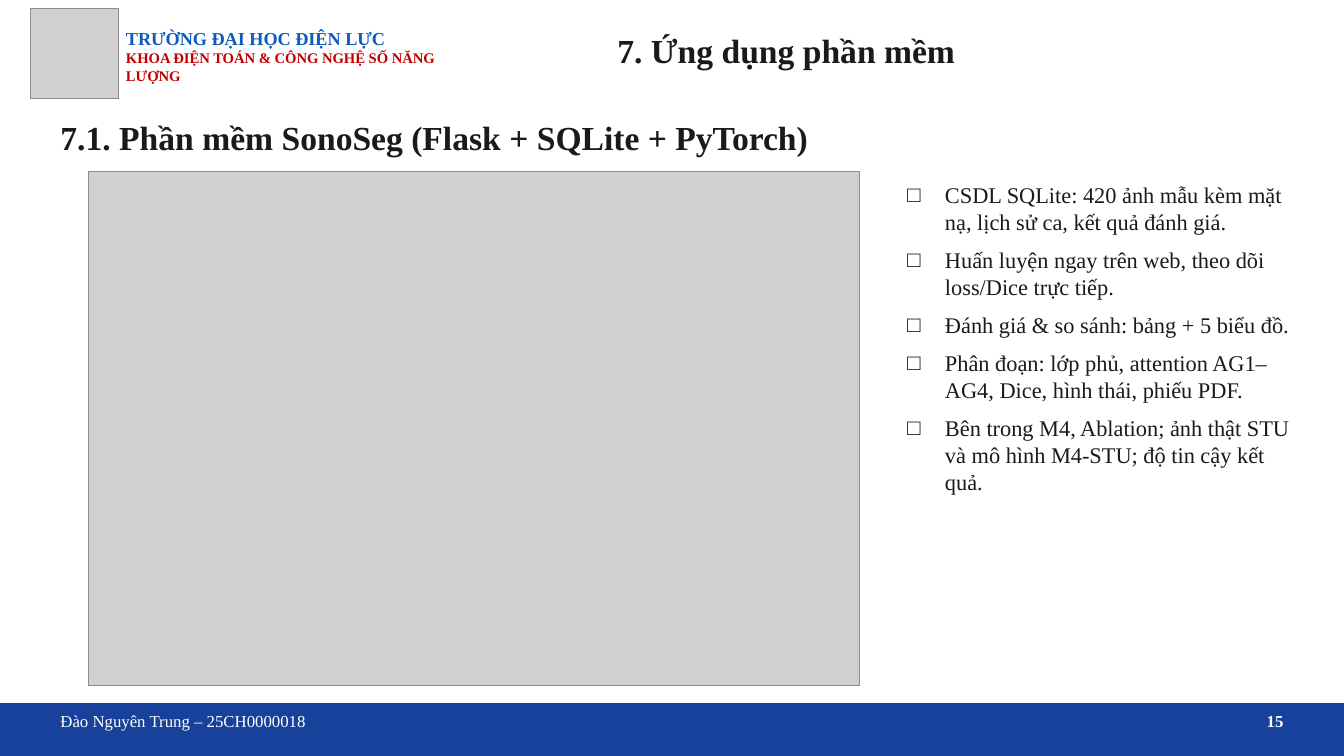
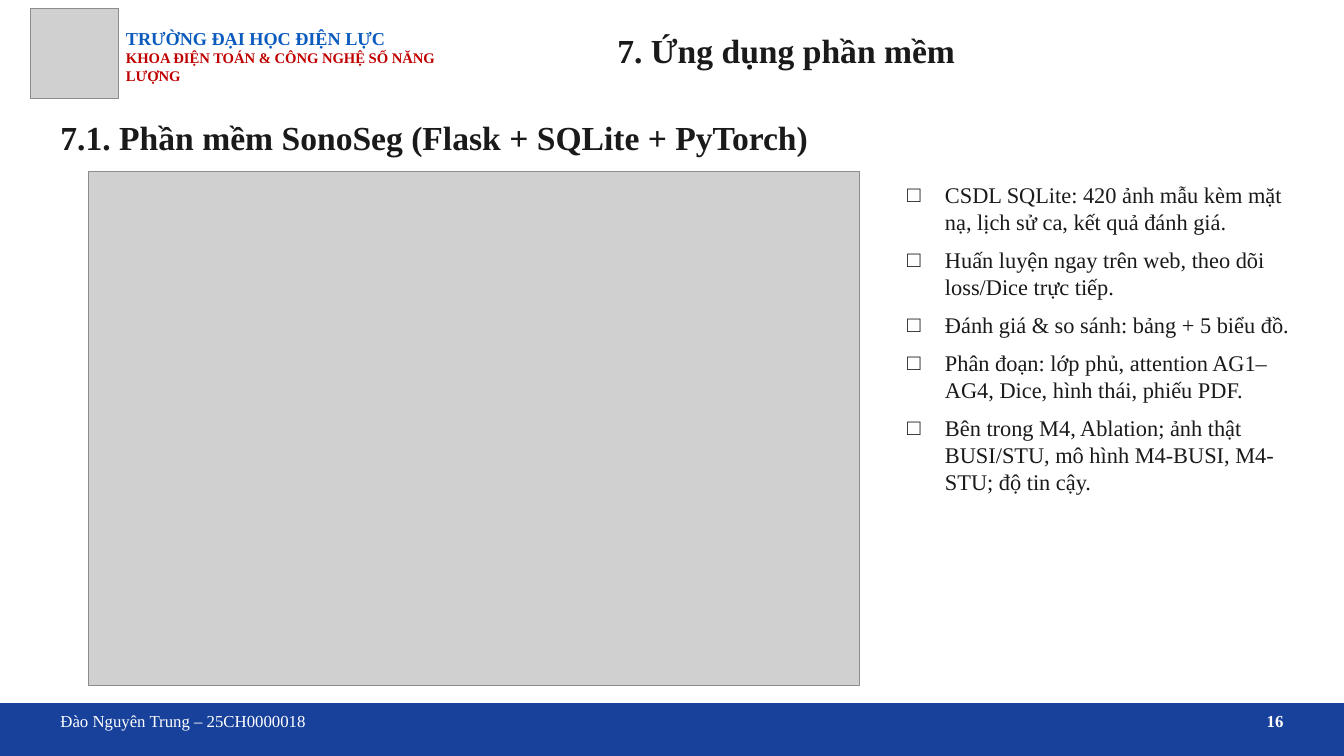
Before and after one commit to trungnguyen107/Medical-image-segmentation-breast-ultrasound-unet-attention, a slide deck: slide 16 of docs/Slide_bao_cao_DATN_U-Net_Attention.pptx (slide 15 before the commit). Drawn at 1344x756 pixels with LibreOffice and Linux fonts; fonts in the diff are those of the drawing; grey boxes stand for pictures; background and template pictures are left out. Boxes give left, top, right and bottom in pixels: in the first picture for what was removed or moved away, otherwise in the second. Text is boxed around its words. In the diff, an @@ line names an element or a change of style, - is before the commit and + after.

```diff
--- a/docs/Slide_bao_cao_DATN_U-Net_Attention.pptx
+++ b/docs/Slide_bao_cao_DATN_U-Net_Attention.pptx
@@ text at (945, 420, 1273, 495): text changed @@
-□ Bên trong M4, Ablation; ảnh thật STU và mô hình M4-STU; độ tin cậy kết quả.
+□ Bên trong M4, Ablation; ảnh thật BUSI/STU, mô hình M4-BUSI, M4-STU; độ tin cậy.
@@ text at (1267, 716, 1284, 727): text changed @@
-15
+16
```
Also in this commit, not shown: 3 other slides changed, 1 slide added, 16 other files.
